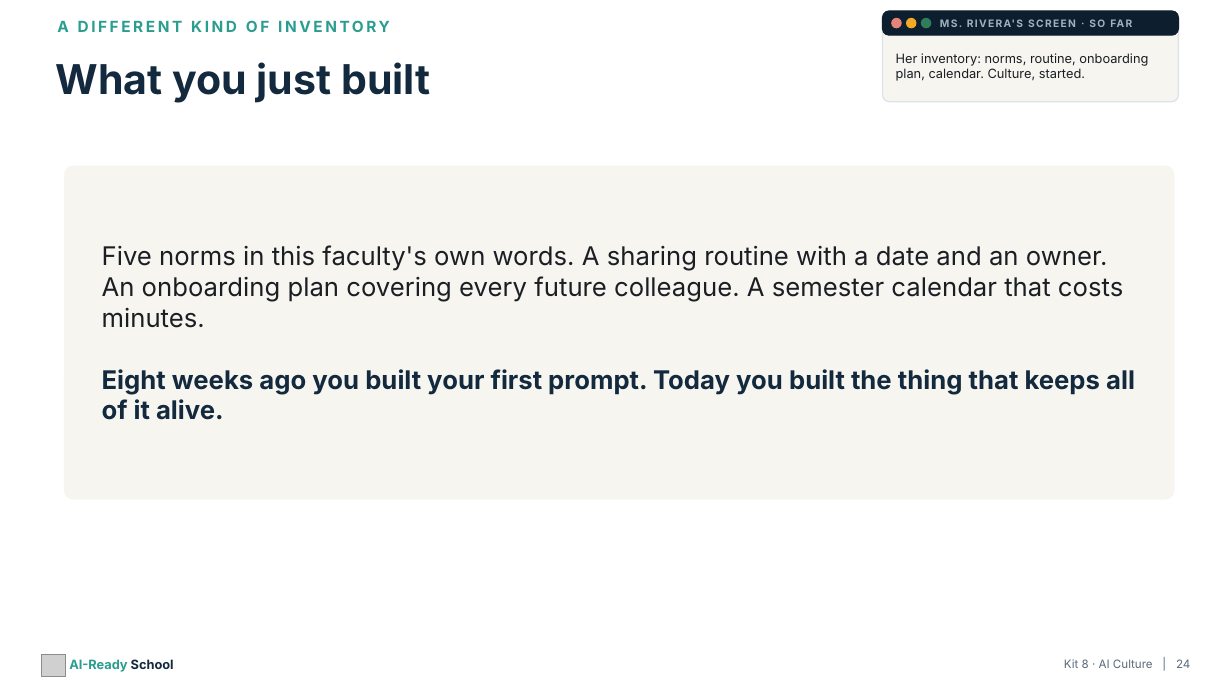
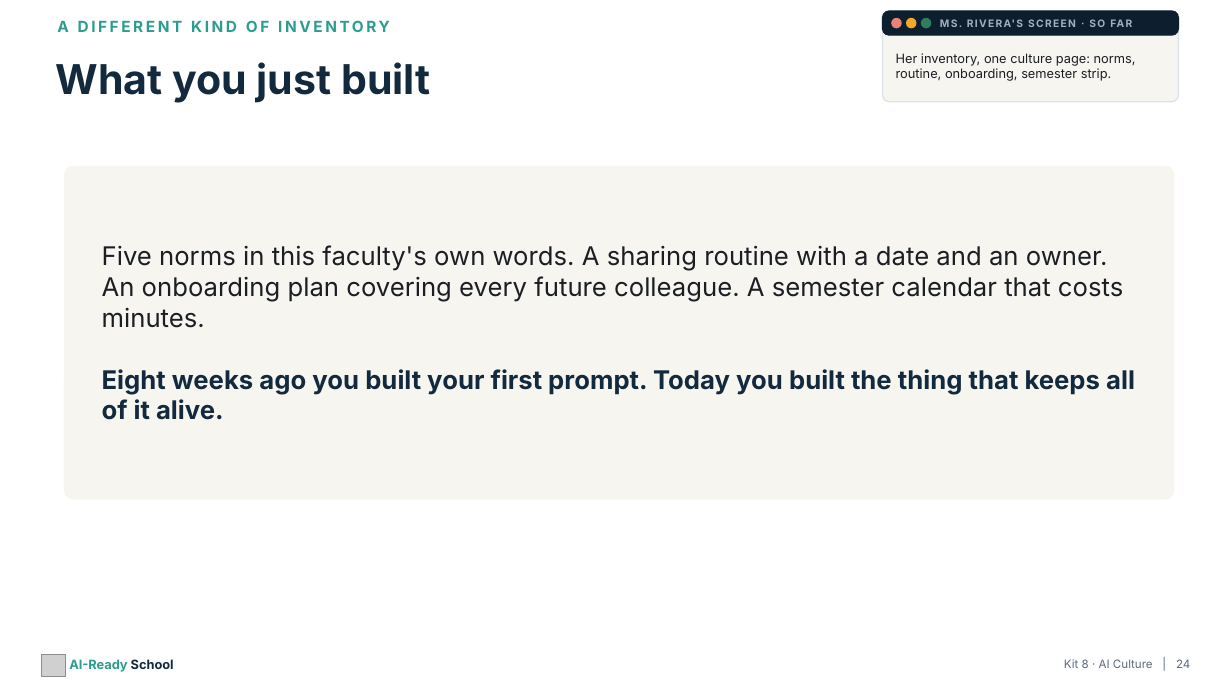
Before and after one commit to aspinozzi1/Ai-School-Ready, a slide deck: slide 24 of kits/kit08/Kit08_PresentationDeck.pptx. Drawn at 1232x693 pixels with LibreOffice and Linux fonts; fonts in the diff are those of the drawing; grey boxes stand for pictures. Boxes give left, top, right and bottom in pixels: in the first picture for what was removed or moved away, otherwise in the second. Text is boxed around its words. In the diff, an @@ line names an element or a change of style, - is before the commit and + after.

```diff
--- a/kits/kit08/Kit08_PresentationDeck.pptx
+++ b/kits/kit08/Kit08_PresentationDeck.pptx
@@ text at [896, 53, 1136, 81]: text changed @@
-Her inventory: norms, routine, onboarding plan, calendar. Culture, started.
+Her inventory, one culture page: norms, routine, onboarding, semester strip.
```
Also in this commit, not shown: 6 other slides changed, 11 other files.
